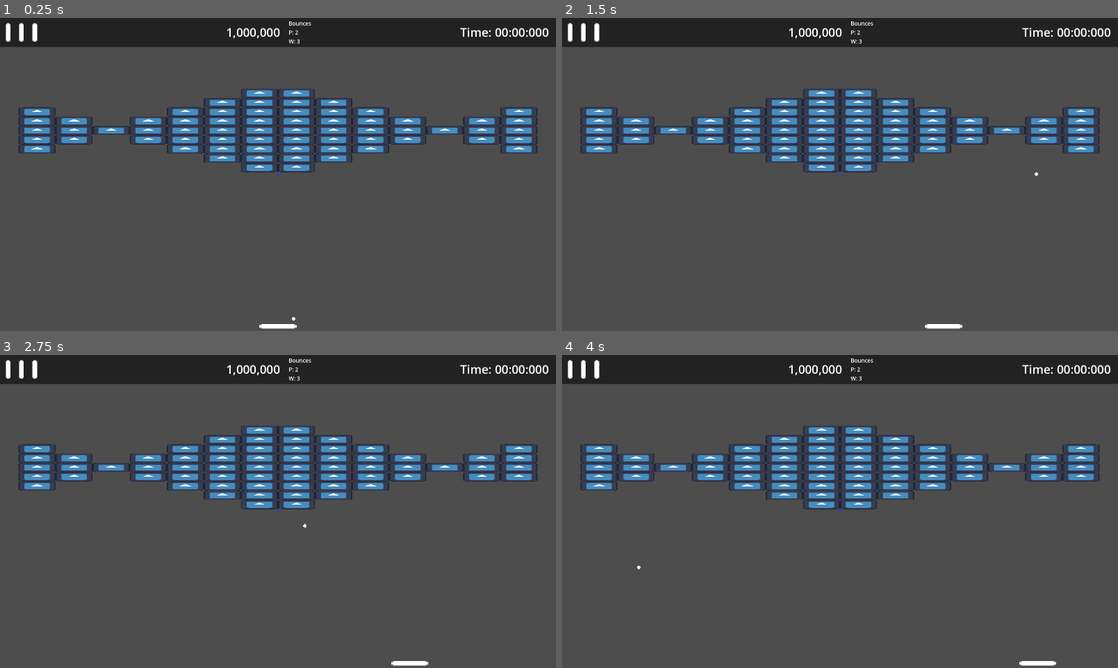
Above: before the commit, frames 1-4 (two rows, left to right).
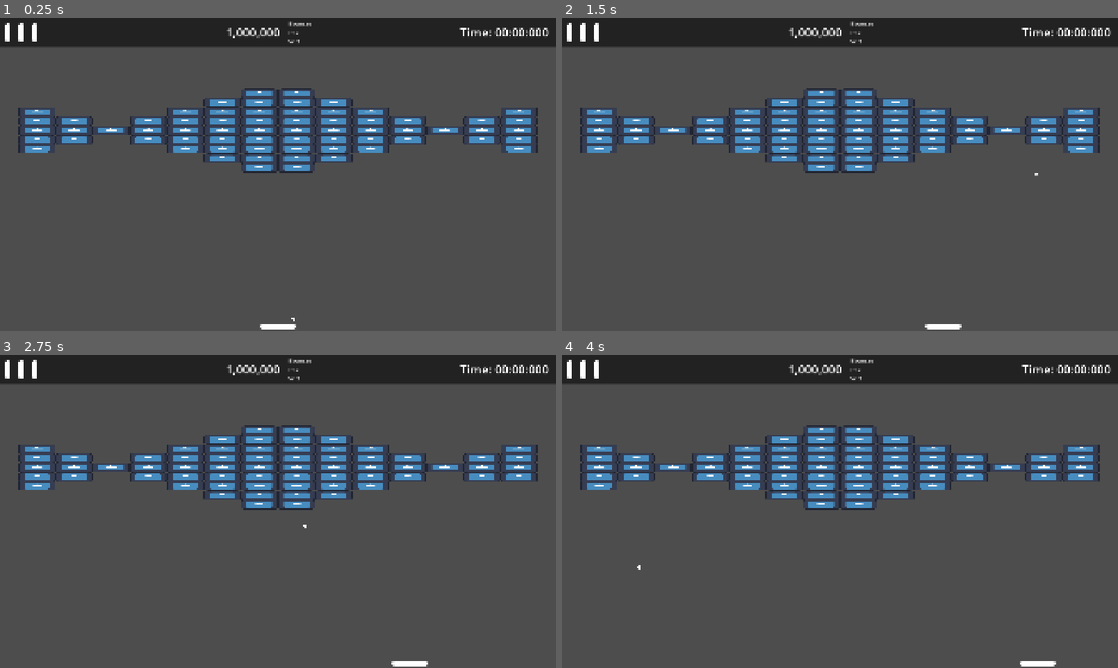
Above: after the commit, the same moments.

Repository: Fox-Alpha/BrickBreaker-MiniGame
Game: Godot game, scene res://scenes/game/main_game.tscn
The game is run twice, just before and just after one commit, with the same random seed, the same clock (stepped at 60 frames per second) and the same inputs. The engine's default icon, where the game draws it, is replaced by a stand-in: a white triangle on a blue panel in a dark square.
Inputs:
- Up to frame 1 (0.25 s): no input
- Up to frame 2 (1.5 s): hold D (p1_right) 0.53-1.28 s; hold A (p1_left) from 1.28 s (still down)
- Up to frame 3 (2.75 s): release A (p1_left) at 2.03 s; hold D (p1_right) from 2.03 s (still down)
- Up to frame 4 (4 s): release D (p1_right) at 3.53 s; hold A (p1_left) from 3.53 s (still down)

The runs differ from the first frame. In frame 1, 3.0% of the frame differs, in the area x 0-99%, y 1-100%; in frame 2, 3.0%; in frame 3, 3.0%; in frame 4, 3.0%.

Commit message:
Chg: Window properties ===: Scaling on resizing

Diff:
--- a/project.godot
+++ b/project.godot
@@ -20,9 +20,13 @@
 
 window/size/viewport_width=1920
 window/size/viewport_height=1080
-window/stretch/mode="viewport"
+window/size/mode=4
+window/size/initial_position_type=0
+window/size/initial_position=Vector2i(100, 100)
+window/size/window_width_override=1920
+window/size/window_height_override=1080
+window/stretch/mode="canvas_items"
 window/stretch/aspect="keep_width"
-window/stretch/scale_mode="integer"
 
 [global_group]
 
